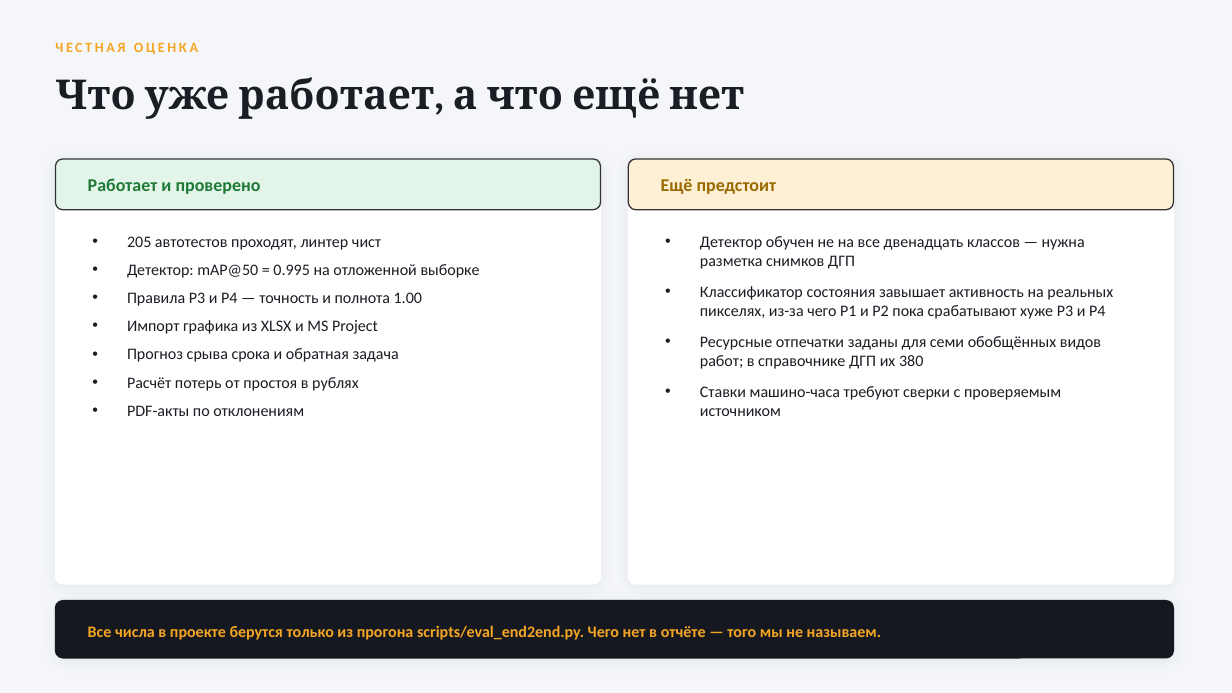
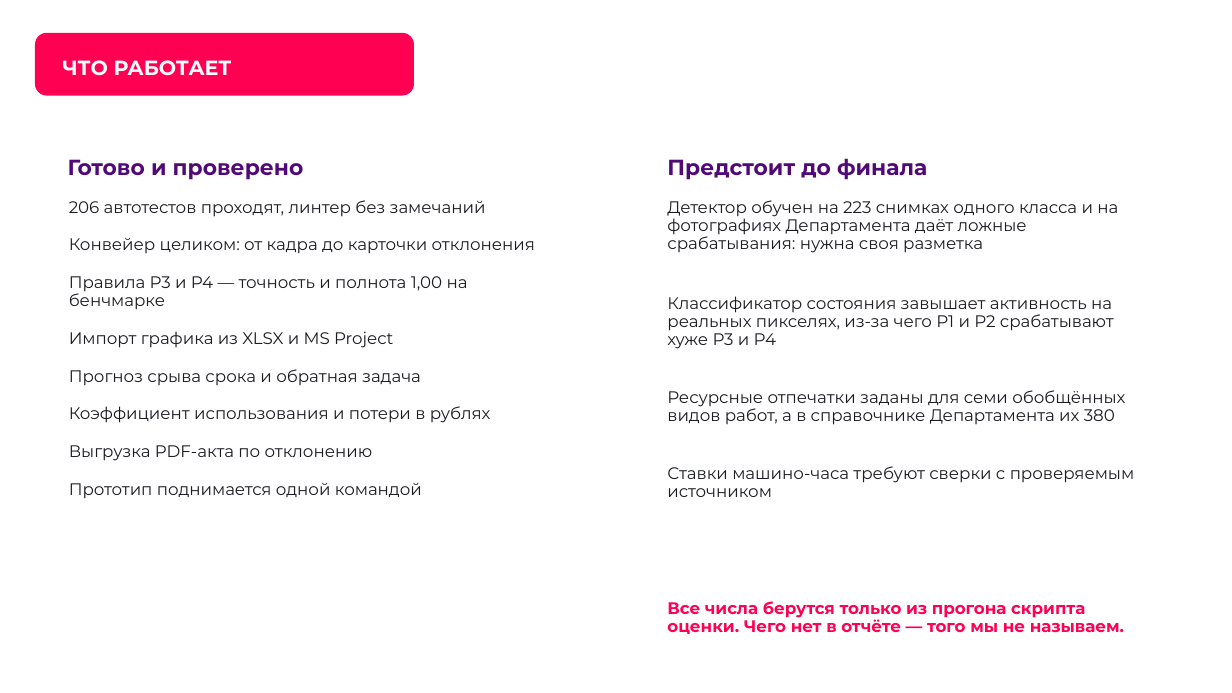
Before and after one commit to acmtco/ISMC, a slide deck: slide 12 of docs/submission/Хронограф-презентация.pptx. Drawn at 1232x693 pixels with LibreOffice and Linux fonts; fonts in the diff are those of the drawing; background and template pictures are left out. Boxes give left, top, right and bottom in pixels: in the first picture for what was removed or moved away, otherwise in the second. Text is boxed around its words. In the diff, an @@ line names an element or a change of style, - is before the commit and + after.

Commit message:
Презентация на официальном шаблоне ЛЦТ2026; исправлены заявления о детекторе
Презентация пересобрана на шаблоне организаторов: 14 слайдов на его
макетах, с фирменными логотипами, фоном, палитрой и шрифтом Montserrat.
Цвет и размер задаются явно, потому что плейсхолдеры шаблона несут почти
белый цвет подсказки и на белых карточках текст пропадал.

Важное исправление по сути. Прежняя формулировка «техника найдена на 34
кадрах из 100» считала срабатывания, не проверяя их правильность. Проверка
выборки показала другое: при пороге 0,5 детектор даёт 31 срабатывание, но
рамку разумного размера имеют только три, пятнадцать покрывают больше
половины кадра, встречаются срабатывания на жилых домах.

Причина понятна: обучающий набор — 223 изображения из одного источника с
одним классом, модель к нему подогнана. mAP@50 = 0,995 измеряет модель на
её собственных данных и ничего не говорит о переносимости.

Формулировки приведены в соответствие в презентации, кратком описании и
сопроводительной документации. Разметка снимков Департамента названа
главной задачей до финала. В презентацию добавлен контактный лист
срабатываний как доказательство самой проверки.

Тексты документов переписаны в более сухой и связной манере вместо
списочной.

206 тестов проходят, ruff чист.

```diff
--- a/docs/submission/Хронограф-презентация.pptx
+++ b/docs/submission/Хронограф-презентация.pptx
@@ background #F4F6F9 to picture (left out) @@
@@ rounded rectangle added at bbox=[35, 32, 414, 95], fill #FF0053 @@
@@ text removed at bbox=[55, 42, 198, 54] @@
-ЧЕСТНАЯ ОЦЕНКА
@@ text removed at bbox=[55, 77, 744, 119] @@
-Что уже работает, а что ещё нет
@@ title added at bbox=[62, 60, 232, 76], 16 pt, text #FFFFFF, bold @@
+ЧТО РАБОТАЕТ
@@ rounded rectangle at bbox=[35, 122, 585, 627]: outline #FFFFFF 1 pt to none; shadow off; proportions changed @@
@@ rounded rectangle: place and size @@
-rounded rectangle at bbox=[55, 159, 601, 584]
+rounded rectangle at bbox=[35, 122, 585, 627]
@@ text "Готово и проверено" at bbox=[68, 159, 304, 180]: vertical alignment middle to top @@
@@ rounded rectangle: place and size @@
-rounded rectangle at bbox=[628, 159, 1174, 584]
+rounded rectangle at bbox=[629, 122, 1179, 627]
@@ rounded rectangle at bbox=[629, 122, 1179, 627]: outline #FFFFFF 1 pt to none; shadow off; proportions changed @@
@@ rounded rectangle removed at bbox=[55, 159, 601, 210] @@
@@ text at bbox=[68, 159, 304, 180]: text changed; size 14 to 17 pt; font Calibri to Montserrat; text colour #1F7A38 to #520978 @@
-Работает и проверено
+Готово и проверено
@@ rounded rectangle removed at bbox=[628, 159, 1174, 210] @@
@@ text removed at bbox=[661, 179, 776, 194] @@
-Ещё предстоит
@@ text added at bbox=[667, 158, 927, 180], 17 pt, text #520978, bold @@
+Предстоит до финала
@@ text "206 автотестов проходят, линтер без ...": place and size @@
-text "206 автотестов проходят, линтер без ..." at bbox=[127, 236, 480, 416]
+text "206 автотестов проходят, линтер без ..." at bbox=[69, 200, 535, 499]
@@ text at bbox=[69, 200, 535, 310]: text changed; size 12.5 to 13 pt; font Calibri to Montserrat; text colour #1A1D23 to #1C1D22 @@
-• 205 автотестов проходят, линтер чист
-• Детектор: mAP@50 = 0.995 на отложенной выборке
-• Правила Р3 и Р4 — точность и полнота 1.00
+206 автотестов проходят, линтер без замечаний
+Конвейер целиком: от кадра до карточки отклонения
+Правила Р3 и Р4 — точность и полнота 1,00 на бенчмарке
@@ text "Детектор обучен на 223 снимках ...": place and size @@
-text "Детектор обучен на 223 снимках ..." at bbox=[700, 236, 1113, 416]
+text "Детектор обучен на 223 снимках ..." at bbox=[667, 200, 1134, 634]
@@ text at bbox=[667, 200, 1125, 425]: text changed; size 12.5 to 13 pt; font Calibri to Montserrat; text colour #1A1D23 to #1C1D22 @@
-• Детектор обучен не на все двенадцать классов — нужна разметка снимков ДГП
-• Классификатор состояния завышает активность на реальных пикселях, из-за чего Р1 и Р2 пока срабатывают хуже Р3 и Р4
-• Ресурсные отпечатки заданы для семи обобщённых видов работ; в справочнике ДГП их 380
+Детектор обучен на 223 снимках одного класса и на фотографиях Департамента даёт ложные срабатывания: нужна своя разметка
+Классификатор состояния завышает активность на реальных пикселях, из-за чего Р1 и Р2 срабатывают хуже Р3 и Р4
+Ресурсные отпечатки заданы для семи обобщённых видов работ, а в справочнике Департамента их 380
@@ text at bbox=[69, 331, 421, 386]: size 12.5 to 13 pt, font Calibri to Montserrat, text colour #1A1D23 to #1C1D22 in "Импорт графика из XLSX и MS Project", "Прогноз срыва срока и обратная задача"; bullet • to none; line spacing 1 to 0.9; more space between paragraphs @@
@@ text at bbox=[69, 406, 491, 499]: text changed; size 12.5 to 13 pt; font Calibri to Montserrat; text colour #1A1D23 to #1C1D22 @@
-• Расчёт потерь от простоя в рублях
-• PDF-акты по отклонениям
+Коэффициент использования и потери в рублях
+Выгрузка PDF-акта по отклонению
+Прототип поднимается одной командой
@@ text at bbox=[667, 466, 1134, 497]: size 12.5 to 13 pt, font Calibri to Montserrat, text colour #1A1D23 to #1C1D22 in "Ставки машино-часа требуют сверки с проверяемым источником"; bullet • to none; line spacing 1 to 0.9; more space between paragraphs @@
@@ rounded rectangle removed at bbox=[55, 601, 1174, 658] @@
@@ text removed at bbox=[88, 625, 881, 640] @@
-Все числа в проекте берутся только из прогона scripts/eval_end2end.py. Чего нет в отчёте — того мы не называем.
@@ text at bbox=[667, 601, 1124, 634]: paragraph added @@
+Все числа берутся только из прогона скрипта оценки. Чего нет в отчёте — того мы не называем.
@@ page number added at bbox=[1153, 642, 1210, 679], 12 pt, text #FFFFFF @@
+12
```
Also in this commit, not shown: 3 other slides changed, 10 slides added, 11 slides removed, 12 other files.
